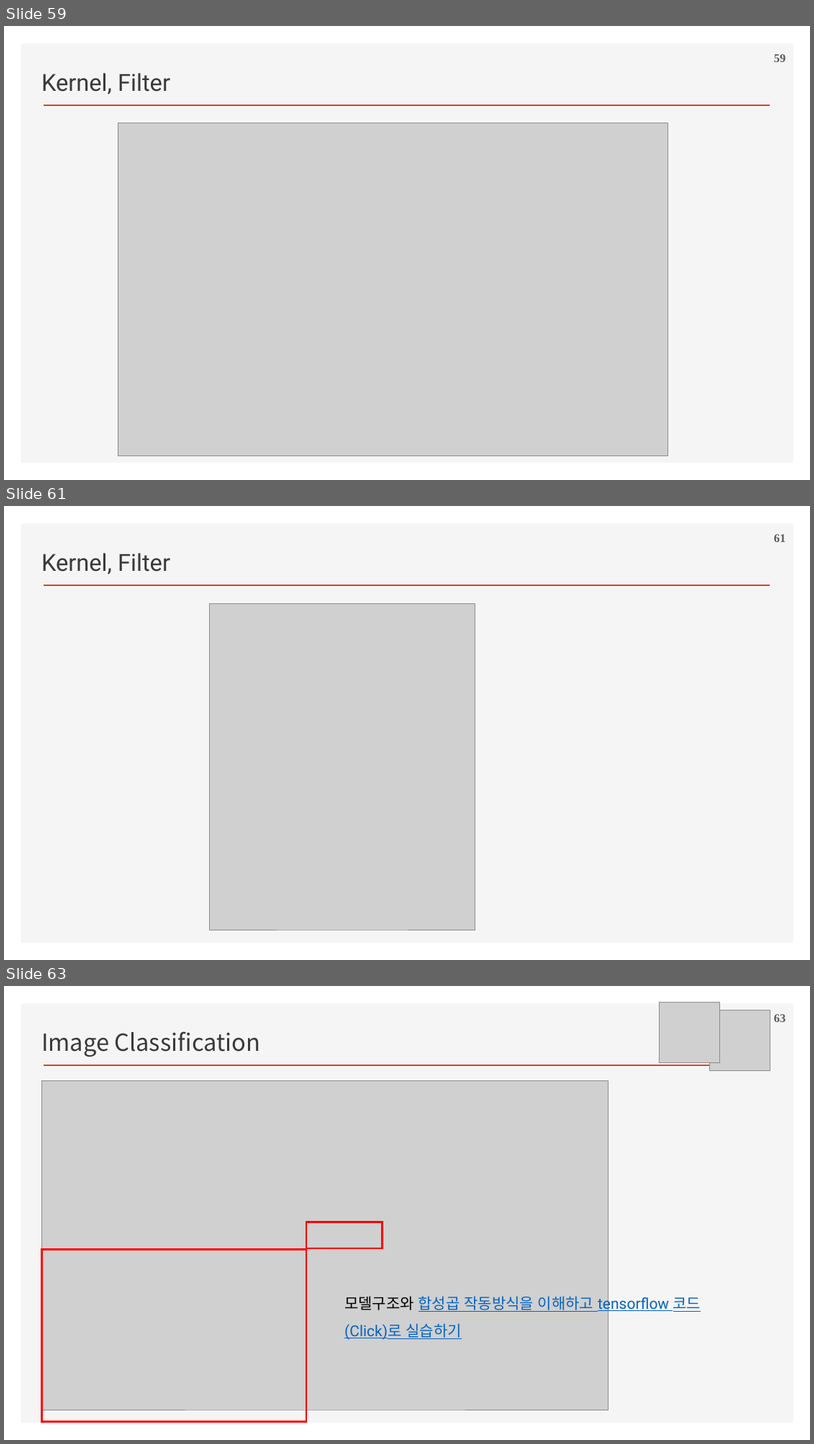
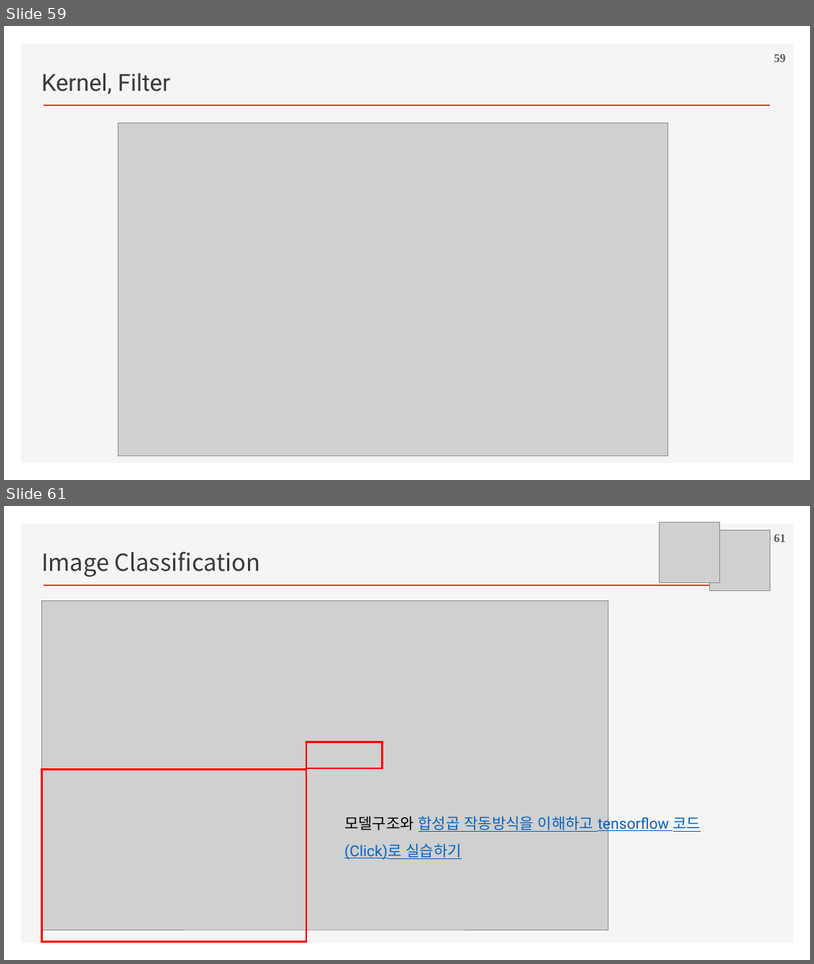
Before and after one commit to ancestor9/2026_Fall_Deep-Learning-with-Python, a slide deck: Chapter 08 Image Classification.pptx. Shown one above the other, each under a label of ours: slides 59, 61 and 63 before the commit, slides 59 and 61 after it; the slides between them are not shown. The pictures are 814x1444 and 814x964 pixels, drawn with LibreOffice and Linux fonts; fonts in the diff are those of the drawing; grey boxes stand for pictures; background and template pictures are left out. Boxes give left, top, right and bottom in pixels: in the first picture for what was removed or moved away, otherwise in the second. Text is boxed around its words. In the diff, an @@ line names an element or a change of style, - is before the commit and + after.

```diff
--- a/Chapter 08 Image Classification.pptx
+++ b/Chapter 08 Image Classification.pptx
@@ slide 61 removed at box(4, 506, 810, 960), background #FFFFFF; not listed: 2 template elements that a slide beside it also shows @@
@@ page number removed at box(774, 534, 786, 542) @@
-61
@@ text removed at box(41, 553, 170, 574) @@
-Kernel, Filter
@@ picture removed at box(210, 603, 476, 929) @@
@@ what was slide 63 is now slide 61 @@
@@ page number at box(774, 534, 786, 542): text changed @@
-63
+61
```
Also in this commit, not shown: 6 slides changed, 1 slide added, 5 other slides removed.
